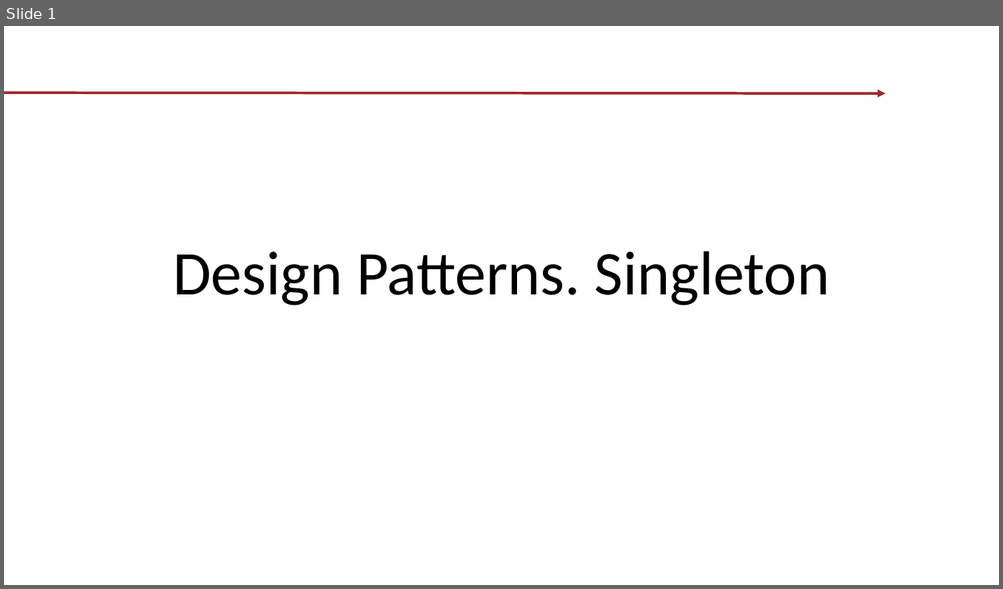
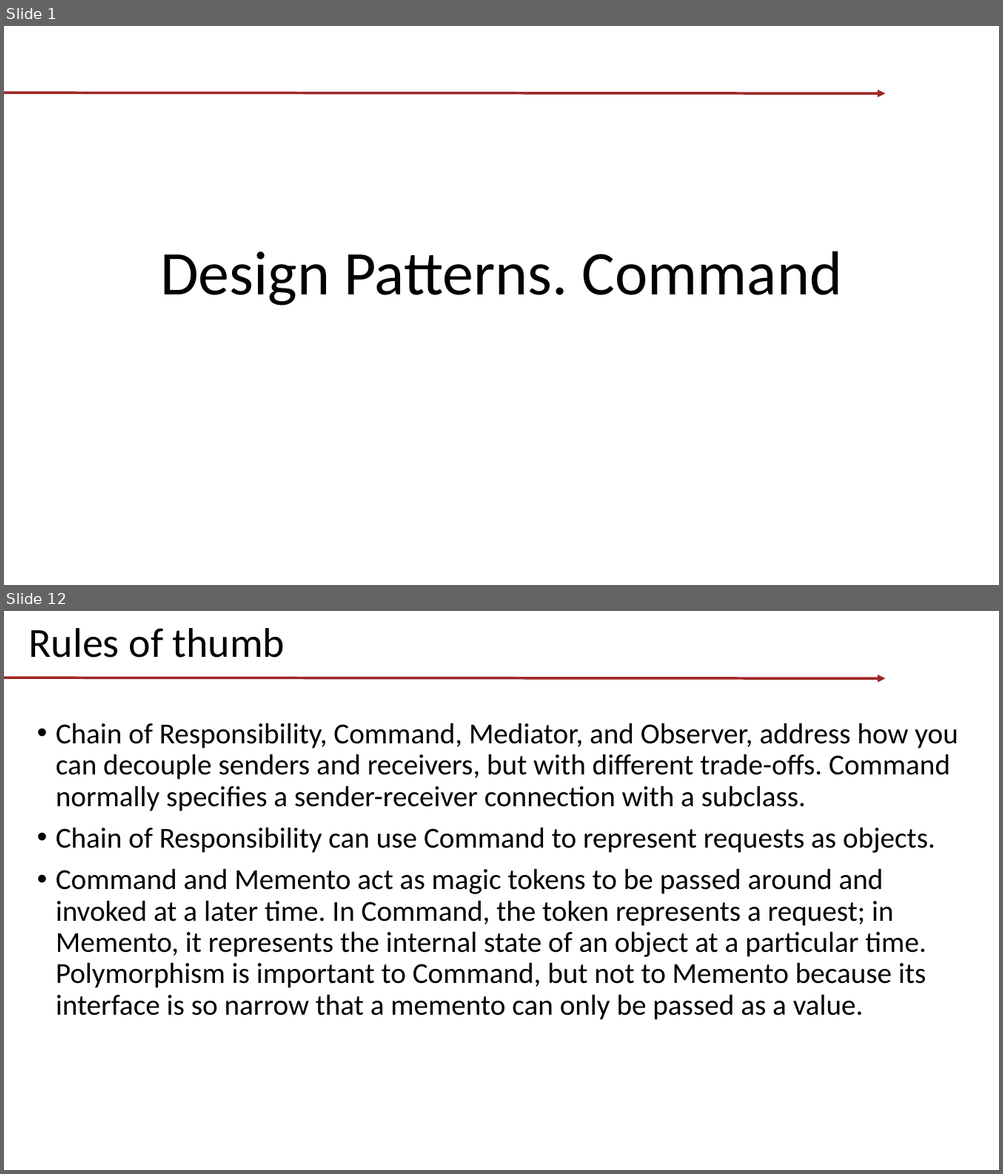
Before and after one commit to tishyk/codespacedirstructure, a slide deck: T1. Design Patterns/Command/Demo.pptx. Shown one above the other, each under a label of ours: slide 1 before the commit, slides 1 and 12 after it; the slides between them are not shown. The pictures are 1003x589 and 1003x1174 pixels, drawn with LibreOffice and Linux fonts; fonts in the diff are those of the drawing; background and template pictures are left out. Boxes give left, top, right and bottom in pixels: in the first picture for what was removed or moved away, otherwise in the second. Text is boxed around its words. In the diff, an @@ line names an element or a change of style, - is before the commit and + after.

Commit message:
T1. Patterns. part2

```diff
--- a/T1. Design Patterns/Command/Demo.pptx
+++ b/T1. Design Patterns/Command/Demo.pptx
@@ slide 12 added at <box>4,611,999,1170</box>, background picture (left out); not listed: 1 template element that a slide beside it also shows @@
@@ title added at <box>29,628,285,658</box>, 40 pt, text #000000 @@
+Rules of thumb
@@ text added at <box>56,723,957,1020</box>, 28 pt, text #000000 @@
+• Chain of Responsibility, Command, Mediator, and Observer, address how you can decouple senders and receivers, but with different trade-offs. Command normally specifies a sender-receiver connection with a subclass.
+• Chain of Responsibility can use Command to represent requests as objects.
+• Command and Memento act as magic tokens to be passed around and invoked at a later time. In Command, the token represents a request; in Memento, it represents the internal state of an object at a particular time. Polymorphism is important to Command, but not to Memento because its interface is so narrow that a memento can only be passed as a value.
@@ slide 1 changed as well @@
@@ title at <box>160,251,842,306</box>: text changed @@
-Design Patterns. Singleton
+Design Patterns. Command
```
Also in this commit, not shown: 1 other slide changed, 10 other slides added, 19 other files.
